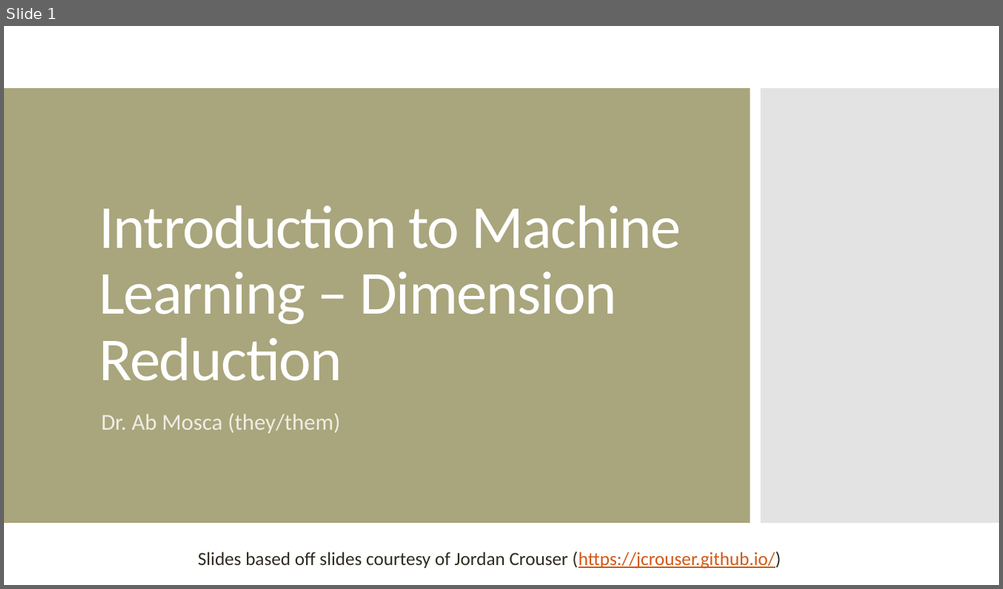
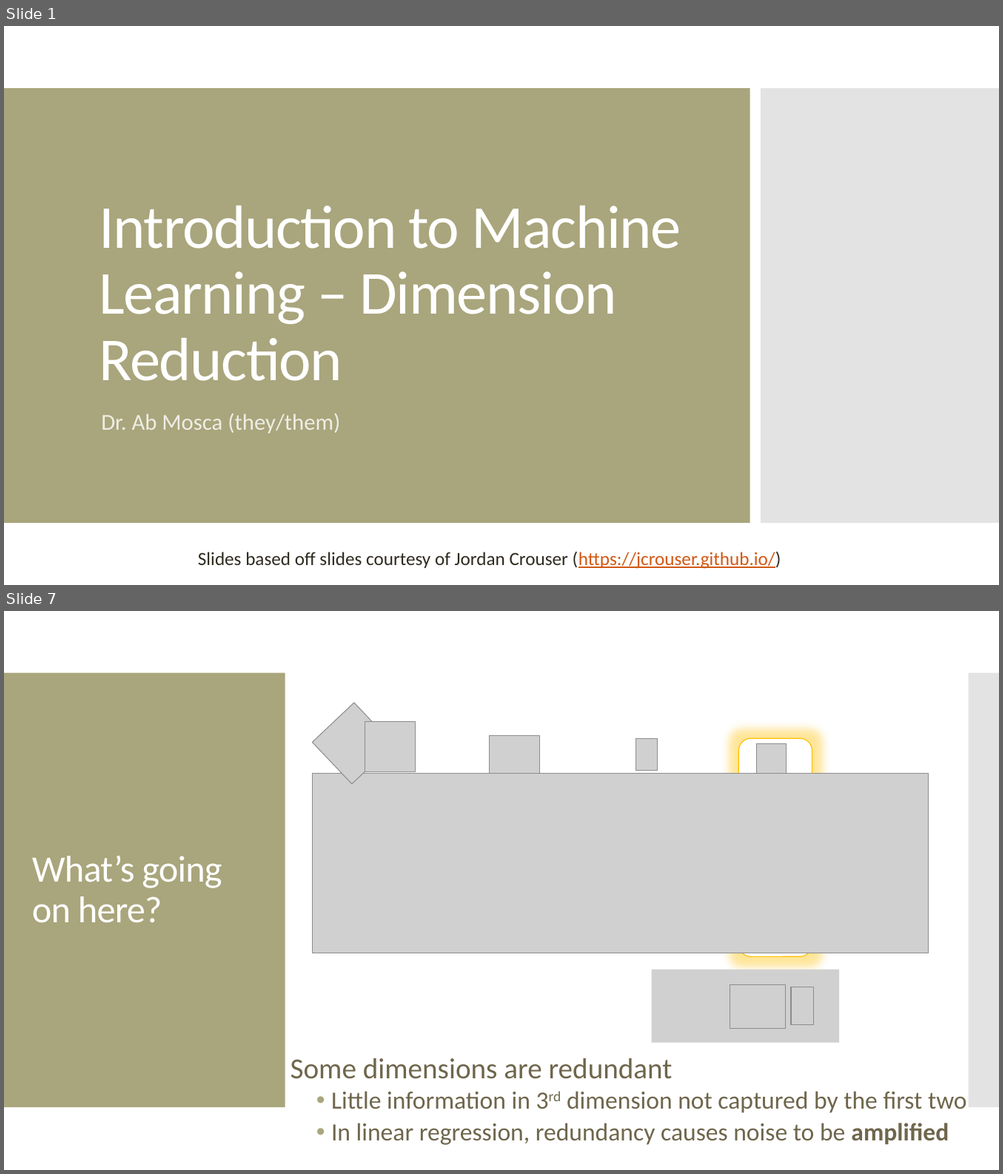
Before and after one commit to amosca01/CAIS380ML-S24, a slide deck: slides/12-dimension-reduction.pptx. Shown one above the other, each under a label of ours: slide 1 before the commit, slides 1 and 7 after it; the slides between them are not shown. The pictures are 1003x589 and 1003x1174 pixels, drawn with LibreOffice and Linux fonts; fonts in the diff are those of the drawing; grey boxes stand for pictures. Boxes give left, top, right and bottom in pixels: in the first picture for what was removed or moved away, otherwise in the second. Text is boxed around its words. In the diff, an @@ line names an element or a change of style, - is before the commit and + after.

```diff
--- a/slides/12-dimension-reduction.pptx
+++ b/slides/12-dimension-reduction.pptx
@@ slide 7 added at bbox=[4, 611, 999, 1170], background #FFFFFF @@
@@ rectangle added at bbox=[4, 673, 285, 1108], fill #A9A57C @@
@@ rectangle added at bbox=[968, 673, 999, 1108], fill #C8C8C8 at 50% opacity @@
@@ picture added at bbox=[312, 703, 393, 784] @@
@@ picture added at bbox=[364, 721, 415, 772] @@
@@ picture added at bbox=[489, 736, 540, 774] @@
@@ picture added at bbox=[636, 738, 657, 771] @@
@@ picture added at bbox=[757, 743, 786, 773] @@
@@ picture added at bbox=[312, 774, 928, 954] @@
@@ title added at bbox=[32, 856, 222, 923], 36 pt, text #FFFFFF @@
+What’s going on here?
@@ group added at bbox=[652, 738, 839, 1043]: 3 pictures, 1 rounded rectangle @@
@@ text added at bbox=[290, 1059, 967, 1145], 24 pt, text #6F664C @@
+• Some dimensions are redundant
+  • Little information in 3rd dimension not captured by the first two
+  • In linear regression, redundancy causes noise to be amplified
```
Also in this commit, not shown: 2 slides changed, 29 other slides added, 16 slides removed, 14 other files.
